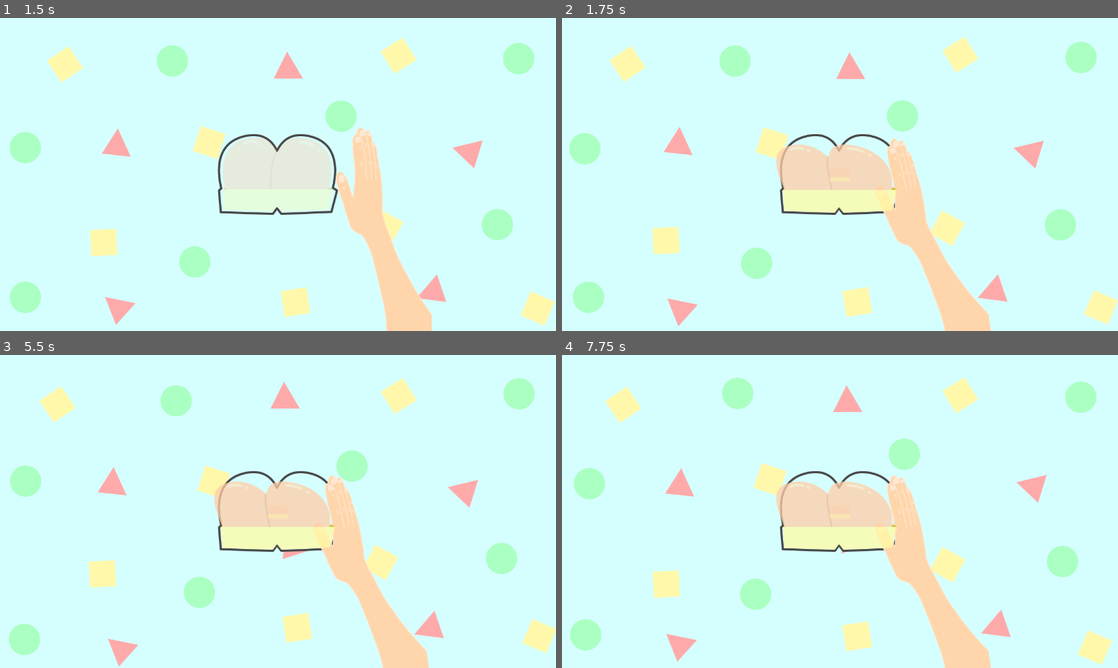
Above: before the commit, frames 1-4 (two rows, left to right).
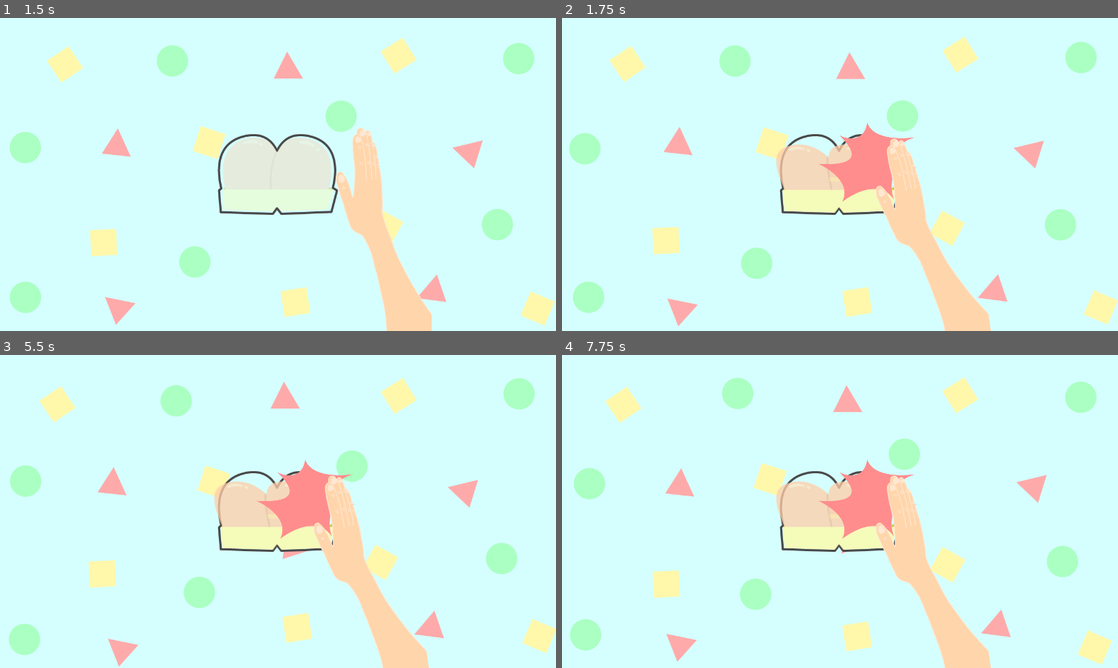
Above: after the commit, the same moments.

Repository: MikeTeok/test_butt_name
Game: Godot game, scene res://scenes/main_scene.tscn
The game is run twice, just before and just after one commit, with the same random seed, the same clock (stepped at 60 frames per second) and the same inputs.
Inputs (mouse positions are in pixels of both pictures, inside the frame that each line leads up to):
- Up to frame 1 (1.5 s): click (278, 174) at 0.5 s; move the mouse to (400, 158) at 1.27 s
- Up to frame 2 (1.75 s): tap Space (ui_select) at 1.52 s
- Up to frame 3 (5.5 s): move the mouse to (166, 527) at 2.02 s; tap Space (ui_select) at 2.27, 5.27 s; click (216, 555) at 2.75 s; move the mouse to (333, 442) at 3.52 s; click (216, 555) at 4.25 s; move the mouse to (250, 574) at 5.02 s
- Up to frame 4 (7.75 s): move the mouse to (1006, 558) at 5.77 s; tap Space (ui_select) at 6.02, 7.52 s; click (778, 555) at 6.5 s; move the mouse to (673, 464) at 7.27 s

Frame 1 is identical in both runs. In frame 2, 1.8% of the frame differs, in the area x 46-64%, y 33-62%; in frame 3, 1.8%; in frame 4, 1.8%.

Commit message:
added piak
added piak

Diff:
--- a/scenes/ButtBouncyEffect.tscn
+++ b/scenes/ButtBouncyEffect.tscn
@@ -88,7 +88,7 @@
 [node name="ButtBouncyEffect" type="AnimatedSprite"]
 modulate = Color( 1, 1, 1, 0 )
 frames = SubResource( 1 )
-frame = 8
+frame = 23
 playing = true
 script = ExtResource( 31 )
 
--- a/scenes/HandSlapEffect.tscn
+++ b/scenes/HandSlapEffect.tscn
@@ -1,6 +1,7 @@
-[gd_scene load_steps=12 format=2]
+[gd_scene load_steps=13 format=2]
 
 [ext_resource path="res://sprites/HandSlapEffect/Comp 1_00010.png" type="Texture" id=1]
+[ext_resource path="res://sprites/piak.png" type="Texture" id=2]
 [ext_resource path="res://sprites/HandSlapEffect/Comp 1_00009.png" type="Texture" id=4]
 [ext_resource path="res://sprites/HandSlapEffect/Comp 1_00011.png" type="Texture" id=5]
 [ext_resource path="res://sprites/HandSlapEffect/Comp 1_00008.png" type="Texture" id=7]
@@ -20,9 +21,18 @@
 } ]
 
 [node name="HandSlapEffect" type="AnimatedSprite"]
+z_index = 1
 frames = SubResource( 1 )
 animation = "slap"
 offset = Vector2( 150, 70 )
 script = ExtResource( 14 )
 
+[node name="piak" type="Sprite" parent="."]
+modulate = Color( 1, 0.556863, 0.556863, 1 )
+show_behind_parent = true
+scale = Vector2( 0.7, 0.565 )
+texture = ExtResource( 2 )
+offset = Vector2( 90, -50 )
+
 [connection signal="animation_finished" from="." to="." method="_on_HandSlapEffect_animation_finished"]
+[connection signal="frame_changed" from="." to="." method="_on_HandSlapEffect_frame_changed"]
--- a/scripts/HandSlapEffect.gd
+++ b/scripts/HandSlapEffect.gd
@@ -1,8 +1,19 @@
 extends AnimatedSprite
+
+onready var piak = $piak
 
 func _ready():
 	frame = 0
+	piak.visible = false
 
 func _on_HandSlapEffect_animation_finished():
 	stop()
 	frame = 0
+
+
+func _on_HandSlapEffect_frame_changed():
+	if frame == 2:
+		piak.visible = true
+
+	if frame == 7:
+		piak.visible = false
Binary file added: sprites/piak.png
Not shown, added: sprites/piak.png.import
